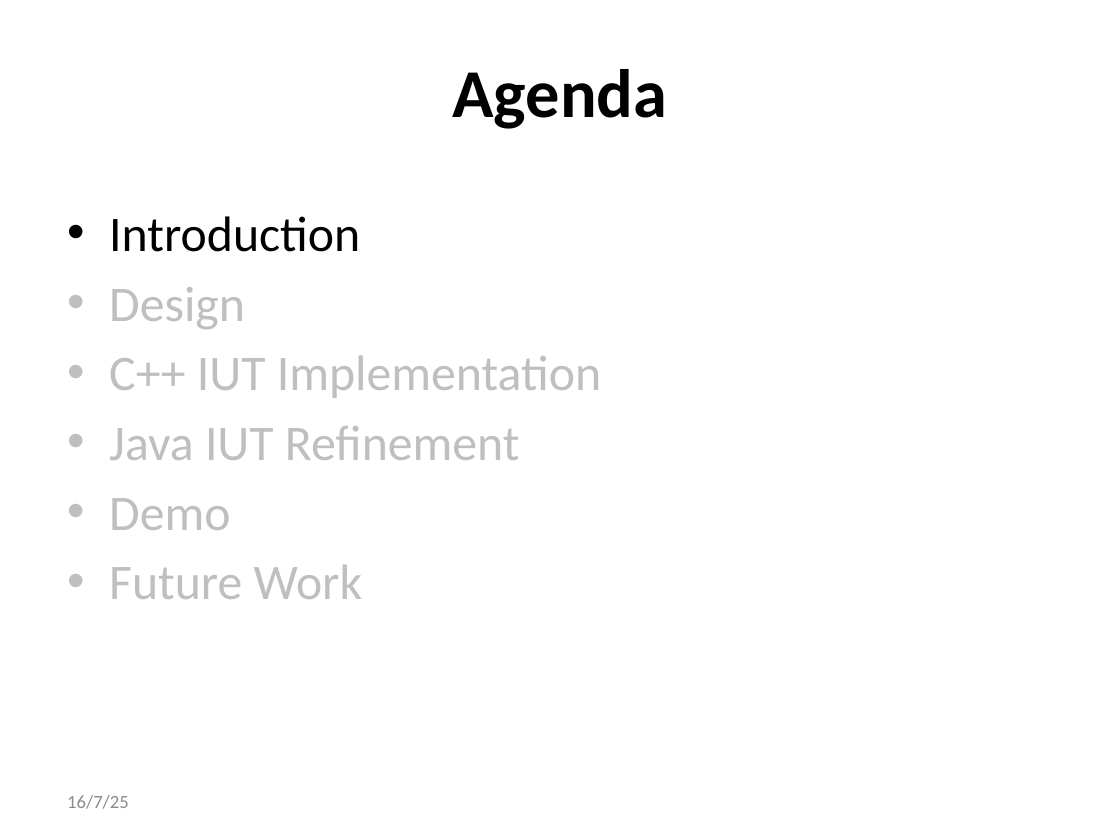
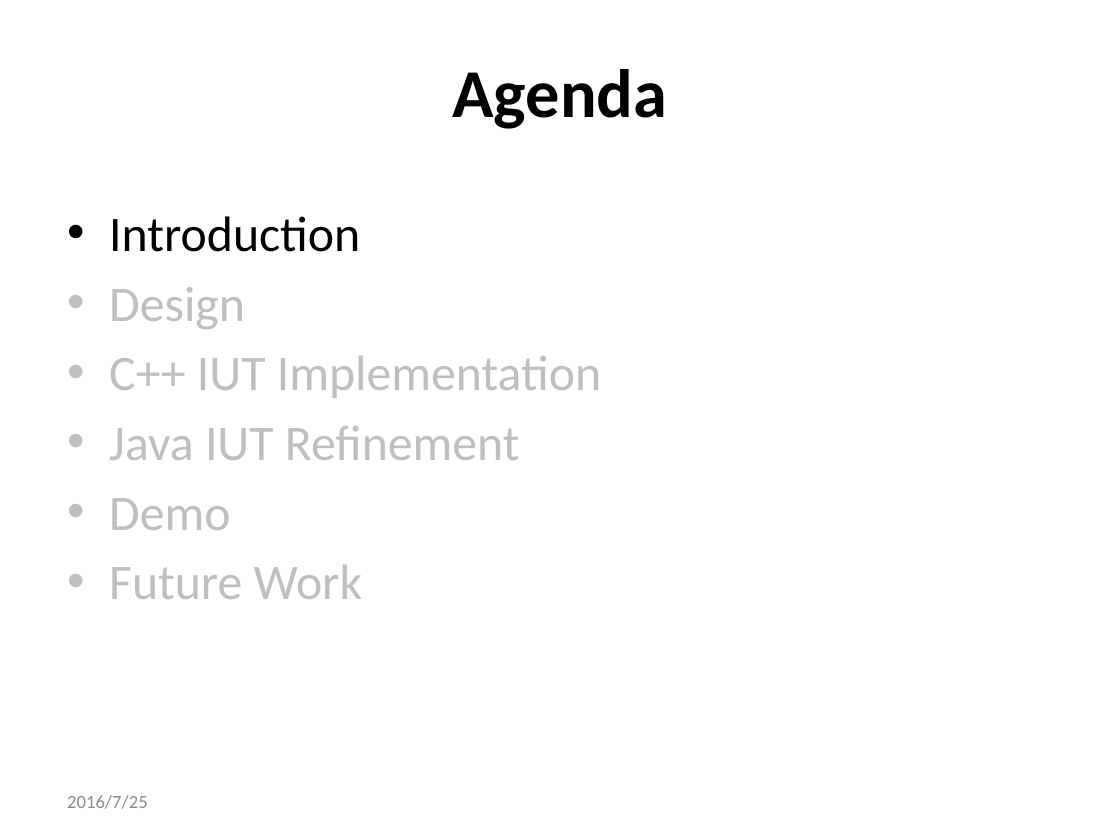
Before and after one commit to qwordy/IUT, a slide deck: slide 3 of doc/Final Presentation/Incremental_Unit_Testing-20160725-v3.pptx. Drawn at 1120x840 pixels with LibreOffice and Linux fonts; fonts in the diff are those of the drawing. Boxes give left, top, right and bottom in pixels: in the first picture for what was removed or moved away, otherwise in the second. Text is boxed around its words. In the diff, an @@ line names an element or a change of style, - is before the commit and + after.

```diff
--- a/doc/Final Presentation/Incremental_Unit_Testing-20160725-v3.pptx
+++ b/doc/Final Presentation/Incremental_Unit_Testing-20160725-v3.pptx
@@ text at (67,795,148,809): text changed @@
-16/7/25
+2016/7/25
```
Also in this commit, not shown: 30 other slides changed, 1 slide removed.
